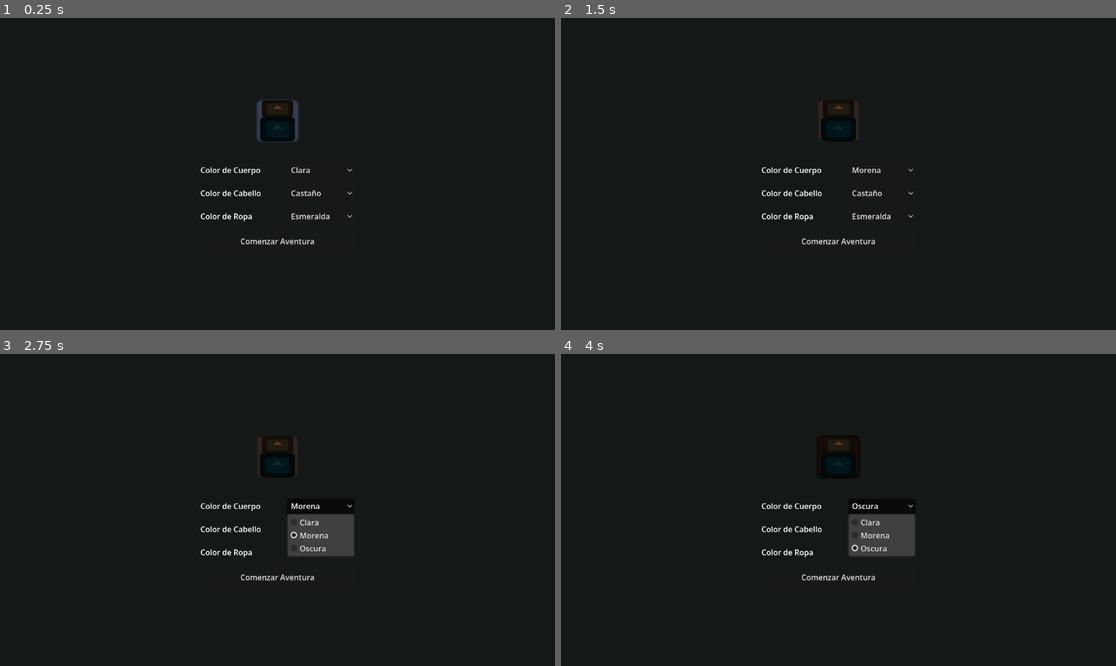
Above: before the commit, frames 1-4 (two rows, left to right).
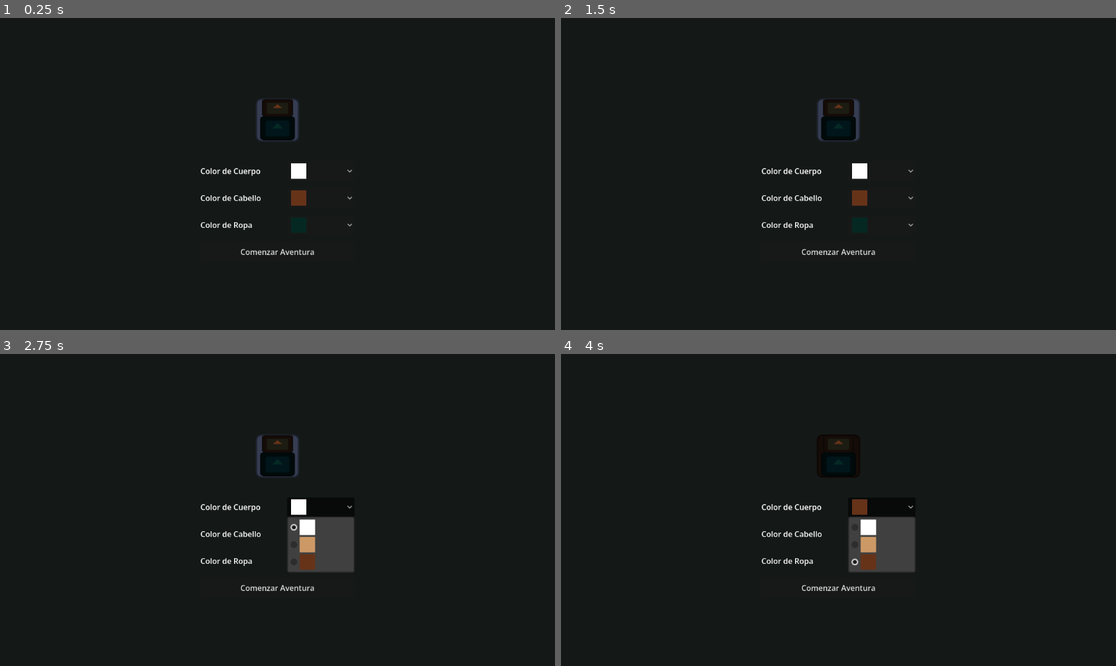
Above: after the commit, the same moments.

Repository: rualesana-046/Proyecto_videojuego_2D
Game: Godot game, scene res://scenes/ui/CharacterCreator.tscn
The game is run twice, just before and just after one commit, with the same random seed, the same clock (stepped at 60 frames per second) and the same inputs. The engine's default icon, where the game draws it, is replaced by a stand-in: a white triangle on a blue panel in a dark square.
Inputs (mouse positions are in pixels of both pictures, inside the frame that each line leads up to; where the layout moved, square brackets give the same spot in the first picture):
- Up to frame 1 (0.25 s): no input
- Up to frame 2 (1.5 s): click (882, 170) at 0.5 s; click (882, 198) [882, 192] at 1.25 s
- Up to frame 3 (2.75 s): click (321, 506) at 2 s
- Up to frame 4 (4 s): click (882, 559) [882, 553] at 2.75 s; click (882, 506) at 3.5 s

The runs differ from the first frame. In frame 1, 1.3% of the frame differs, in the area x 36-64%, y 25-76%; in frame 2, 1.5%; in frame 3, 2.3%; in frame 4, 2.0%.

Commit message:
refactor: implement inclusive design by replacing text with dynamic color swatches

Diff:
--- a/scenes/ui/CharacterCreator.gd
+++ b/scenes/ui/CharacterCreator.gd
@@ -3,21 +3,21 @@
 
 const FIRST_LEVEL_PATH: String = "res://scenes/levels/Level1.tscn"
 
-const BODY_PALETTE: Dictionary = {
-	"Clara": Color.WHITE,
-	"Morena": Color(0.8, 0.6, 0.4),
-	"Oscura": Color(0.4, 0.2, 0.1)
-}
-const HAIR_PALETTE: Dictionary = {
-	"Castaño": Color(0.4, 0.2, 0.1),
-	"Rubio": Color(0.9, 0.8, 0.3),
-	"Negro": Color(0.1, 0.1, 0.1)
-}
-const CLOTHES_PALETTE: Dictionary = {
-	"Esmeralda": Color(0.02, 0.16, 0.14),
-	"Dorado": Color(0.78, 0.68, 0.48),
-	"Carmesí": Color(0.6, 0.1, 0.1)
-}
+const BODY_PALETTE: Array[Color] = [
+	Color.WHITE,
+	Color(0.8, 0.6, 0.4),
+	Color(0.4, 0.2, 0.1)
+]
+const HAIR_PALETTE: Array[Color] = [
+	Color(0.4, 0.2, 0.1),
+	Color(0.9, 0.8, 0.3),
+	Color(0.1, 0.1, 0.1)
+]
+const CLOTHES_PALETTE: Array[Color] = [
+	Color(0.02, 0.16, 0.14),
+	Color(0.78, 0.68, 0.48),
+	Color(0.6, 0.1, 0.1)
+]
 
 @onready var preview_body_sprite: Sprite2D = $MainContainer/PreviewContainer/PreviewVisuals/BodySprite
 @onready var preview_clothes_sprite: Sprite2D = $MainContainer/PreviewContainer/PreviewVisuals/ClothesSprite
@@ -41,40 +41,49 @@
 	start_button.pressed.connect(_on_start_button_pressed)
 
 
+func _create_color_icon(color: Color) -> Texture2D:
+	var img: Image = Image.create_empty(32, 32, false, Image.FORMAT_RGBA8)
+	img.fill(color)
+	return ImageTexture.create_from_image(img)
+
+
 func _populate_options() -> void:
 	body_option.clear()
-	for option_name: Variant in BODY_PALETTE.keys():
-		body_option.add_item(str(option_name))
+	for color: Color in BODY_PALETTE:
+		body_option.add_icon_item(_create_color_icon(color), "")
 	body_option.selected = 0
 
 	hair_option.clear()
-	for option_name: Variant in HAIR_PALETTE.keys():
-		hair_option.add_item(str(option_name))
+	for color: Color in HAIR_PALETTE:
+		hair_option.add_icon_item(_create_color_icon(color), "")
 	hair_option.selected = 0
 
 	clothes_option.clear()
-	for option_name: Variant in CLOTHES_PALETTE.keys():
-		clothes_option.add_item(str(option_name))
+	for color: Color in CLOTHES_PALETTE:
+		clothes_option.add_icon_item(_create_color_icon(color), "")
 	clothes_option.selected = 0
 
 
 func _on_body_option_selected(index: int) -> void:
-	var selected_key: String = body_option.get_item_text(index)
-	var selected_color: Color = BODY_PALETTE.get(selected_key, Color.WHITE)
+	if index < 0 or index >= BODY_PALETTE.size():
+		return
+	var selected_color: Color = BODY_PALETTE[index]
 	WorldState.player_colors["body"] = selected_color
 	preview_body_sprite.modulate = selected_color
 
 
 func _on_hair_option_selected(index: int) -> void:
-	var selected_key: String = hair_option.get_item_text(index)
-	var selected_color: Color = HAIR_PALETTE.get(selected_key, Color(0.4, 0.2, 0.1))
+	if index < 0 or index >= HAIR_PALETTE.size():
+		return
+	var selected_color: Color = HAIR_PALETTE[index]
 	WorldState.player_colors["hair"] = selected_color
 	preview_hair_sprite.modulate = selected_color
 
 
 func _on_clothes_option_selected(index: int) -> void:
-	var selected_key: String = clothes_option.get_item_text(index)
-	var selected_color: Color = CLOTHES_PALETTE.get(selected_key, Color(0.02, 0.16, 0.14))
+	if index < 0 or index >= CLOTHES_PALETTE.size():
+		return
+	var selected_color: Color = CLOTHES_PALETTE[index]
 	WorldState.player_colors["clothes"] = selected_color
 	preview_clothes_sprite.modulate = selected_color
 
